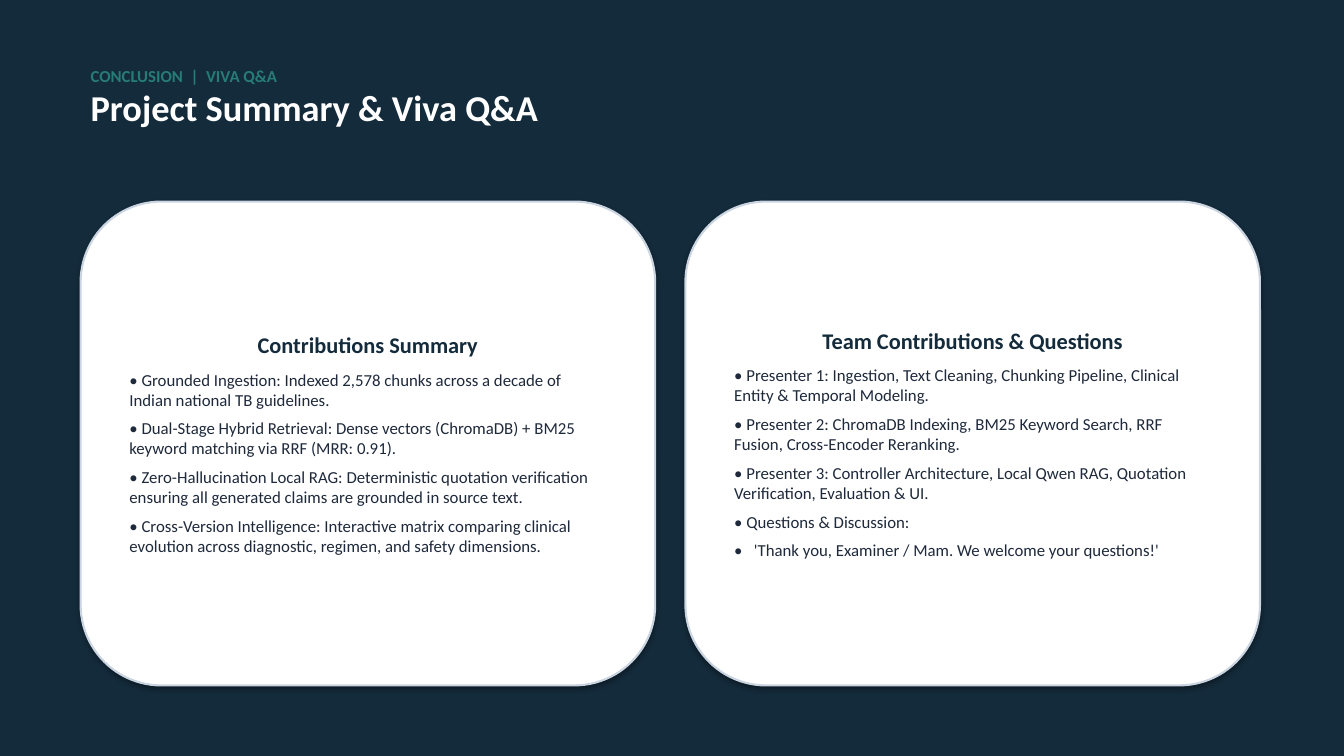
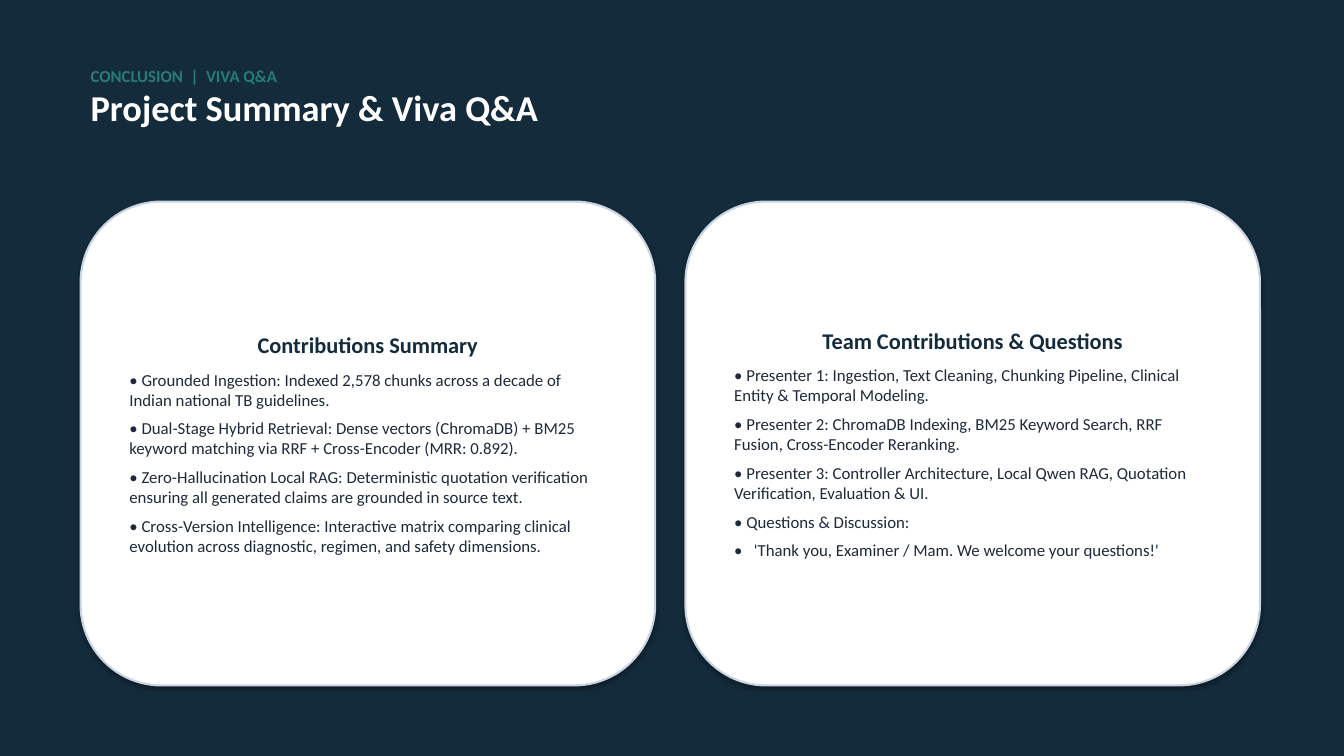
Before and after one commit to praneeth190610/TB-Guidelines, a slide deck: slide 20 of TB_Guidelines_Presentation.pptx. Drawn at 1344x756 pixels with LibreOffice and Linux fonts; fonts in the diff are those of the drawing. Boxes give left, top, right and bottom in pixels: in the first picture for what was removed or moved away, otherwise in the second. Text is boxed around its words. In the diff, an @@ line names an element or a change of style, - is before the commit and + after.

```diff
--- a/TB_Guidelines_Presentation.pptx
+++ b/TB_Guidelines_Presentation.pptx
@@ text in rounded rectangle at [129, 422, 574, 457]: text changed @@
-• Dual-Stage Hybrid Retrieval: Dense vectors (ChromaDB) + BM25 keyword matching via RRF (MRR: 0.91).
+• Dual-Stage Hybrid Retrieval: Dense vectors (ChromaDB) + BM25 keyword matching via RRF + Cross-Encoder (MRR: 0.892).
```
Also in this commit, not shown: 4 other slides changed, 5 other files.
